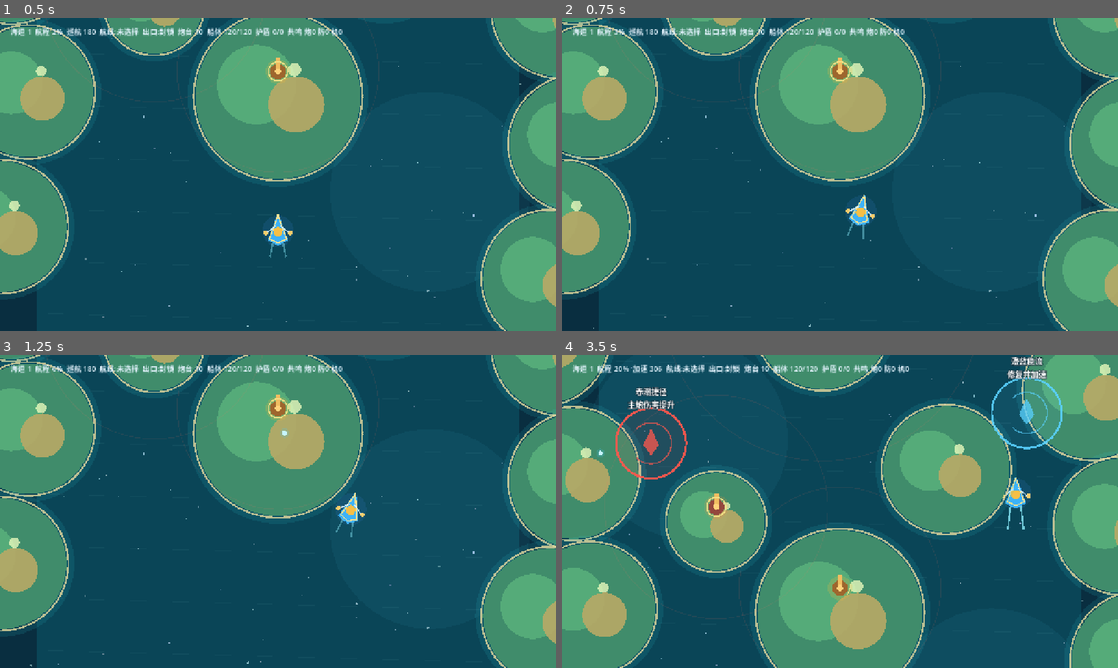
Above: before the commit, frames 1-4 (two rows, left to right).
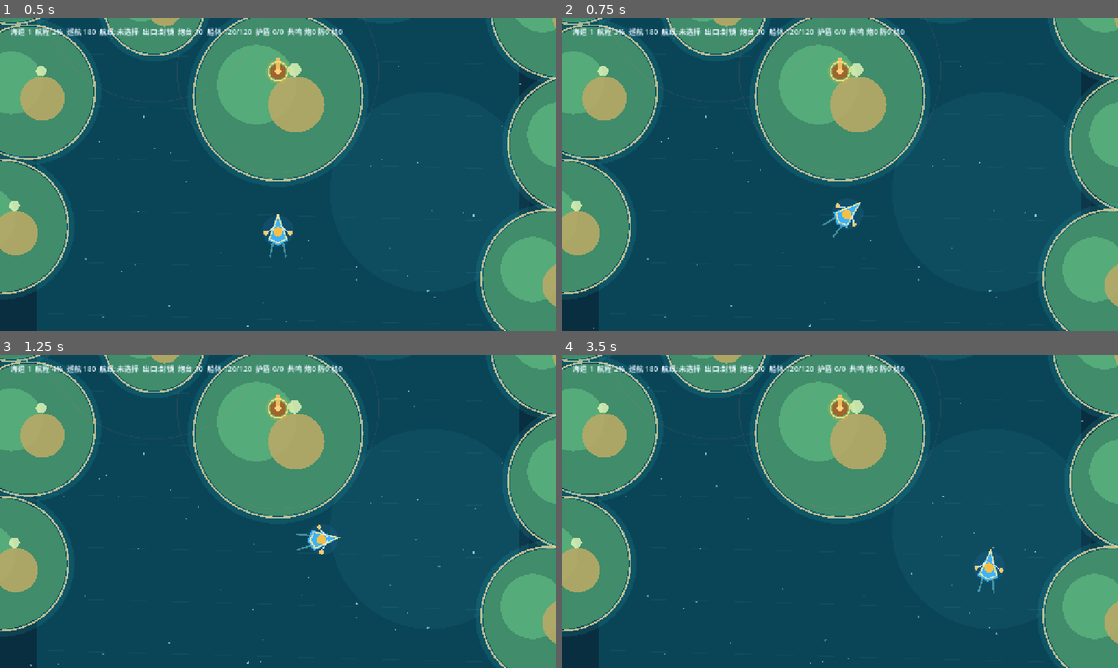
Above: after the commit, the same moments.

Repository: Xxxxs2/Genshin-td2
Game: Godot game, scene res://scenes/Main.tscn
Same seed, same stepped clock (60 frames per second), same inputs: the game is played once before the commit and once after it.
Inputs:
- Up to frame 1 (0.5 s): no input
- Up to frame 2 (0.75 s): tap Enter at 0.5 s; hold D (move_right) from 0.53 s (still down); hold Shift (boost, bound only after the commit) from 0.53 s (still down)
- Up to frame 3 (1.25 s): keep holding D (move_right); keep holding Shift (boost, bound only after the commit)
- Up to frame 4 (3.5 s): release D (move_right) at 1.28 s; release Shift (boost, bound only after the commit) at 1.28 s; hold S (move_down) 1.28-2.03 s; tap Shift (boost, bound only after the commit) at 1.35, 2.85 s; hold D (move_right) 2.03-2.78 s; hold Shift (boost, bound only after the commit) 2.03-2.78 s; hold W (move_up) from 2.78 s (still down)

Frame 1 is identical in both runs. In frame 2, 0.4% of the frame differs, in the area x 46-57%, y 56-71%; in frame 3, 0.6%; in frame 4, 59%, in the area x 0-100%, y 0-100%.

Commit message:
Steer auto sailing ship with WASD

Diff:
--- a/project.godot
+++ b/project.godot
@@ -47,3 +47,8 @@
 "events": [Object(InputEventKey,"resource_local_to_scene":false,"resource_name":"","device":-1,"window_id":0,"alt_press …(190 unchanged characters)…
 ]
 }
+boost={
+"deadzone": 0.5,
+"events": [Object(InputEventKey,"resource_local_to_scene":false,"resource_name":"","device":-1,"window_id":0,"alt_pressed":false,"shift_pressed":true,"ctrl_pressed":false,"meta_pressed":false,"pressed":false,"keycode":4194325,"physical_keycode":0,"key_label":0,"unicode":0,"location":0,"echo":false,"script":null)
+]
+}
--- a/scripts/Main.gd
+++ b/scripts/Main.gd
@@ -19,7 +19,7 @@
 	{"id": "range", "name": "星象透镜", "desc": "武器射程 +20%"},
 	{"id": "multishot", "name": "棱光侧舷", "desc": "投射物 +1"},
 	{"id": "pierce", "name": "彗星穿透", "desc": "穿透 +1"},
-	{"id": "speed", "name": "风帆机动", "desc": "横向机动 +15%"},
+	{"id": "speed", "name": "风帆机动", "desc": "航速与转向 +12%"},
 	{"id": "heal", "name": "潮汐护核", "desc": "回复 35，生命上限 +10"},
 	{"id": "shield", "name": "镜光屏障", "desc": "获得可再生护盾"},
 	{"id": "aura", "name": "回旋星刃", "desc": "船周围周期伤害"},
@@ -422,8 +422,8 @@
 			_show_notice("辉金秘航：投射物 +1，并补满护盾")
 		_:
 			player.heal(24.0)
-			player.speed *= 1.04
 			player.forward_speed *= 1.04
+			player.turn_speed *= 1.04
 			_show_notice("澄蓝稳流：修复 24 船体，本次远航机动 +4%")
 
 func _check_exit() -> void:
@@ -485,8 +485,8 @@
 		"pierce":
 			player.pierce = mini(player.pierce + 1, 4)
 		"speed":
-			player.speed *= 1.15
 			player.forward_speed *= 1.12
+			player.turn_speed *= 1.12
 		"heal":
 			player.max_health += 10.0
 			player.heal(35.0)
@@ -537,8 +537,8 @@
 			player.heal(45.0)
 			_show_notice("构筑共鸣：潮汐壁垒已激活，护盾与船体强化")
 		"机动":
-			player.speed *= 1.12
 			player.forward_speed *= 1.12
+			player.turn_speed *= 1.12
 			player.mine_damage = maxf(player.mine_damage, 36.0)
 			_show_notice("构筑共鸣：风帆雷迹已激活，提速并自动布雷")
 
@@ -560,8 +560,8 @@
 	upgrade_row.add_child(restart)
 
 func _reset_player_stats_and_restart() -> void:
-	player.speed = 240.0
 	player.forward_speed = 180.0
+	player.turn_speed = 3.8
 	player.max_health = 120.0
 	player.health = 120.0
 	player.weapon_damage = 18.0
--- a/scripts/PlayerShip.gd
+++ b/scripts/PlayerShip.gd
@@ -3,10 +3,10 @@
 
 signal died
 
-var speed := 240.0
 var forward_speed := 180.0
 var boost_multiplier := 1.7
 var forward_acceleration := 320.0
+var turn_speed := 3.8
 var navigation_bounds := Rect2(Vector2(50, 50), Vector2(1180, 3500))
 var movement_enabled := true
 var max_health := 120.0
@@ -36,23 +36,23 @@
 var _invulnerable_timer := 0.0
 var _shield_timer := 0.0
 var _current_forward_speed := 180.0
-var _steer_input := 0.0
+var _steering_direction := Vector2.UP
 var _is_boosting := false
 
 func _process(delta: float) -> void:
 	if movement_enabled:
-		_steer_input = Input.get_axis("move_left", "move_right")
-		_is_boosting = Input.is_action_pressed("move_up")
+		var direction_input := Input.get_vector("move_left", "move_right", "move_up", "move_down")
+		if direction_input.length_squared() > 0.01:
+			_steering_direction = direction_input.normalized()
+			var target_rotation := _steering_direction.angle() + PI * 0.5
+			rotation = lerp_angle(rotation, target_rotation, turn_speed * delta)
+		_is_boosting = Input.is_action_pressed("boost")
 		var target_forward_speed := forward_speed * (boost_multiplier if _is_boosting else 1.0)
 		_current_forward_speed = move_toward(_current_forward_speed, target_forward_speed, forward_acceleration * delta)
-		position.x += _steer_input * speed * delta
-		position.y -= _current_forward_speed * delta
+		position += forward_vector() * _current_forward_speed * delta
 		position.x = clamp(position.x, navigation_bounds.position.x, navigation_bounds.end.x)
 		position.y = clamp(position.y, navigation_bounds.position.y, navigation_bounds.end.y)
-		var target_rotation := _steer_input * 0.28
-		rotation = lerp_angle(rotation, target_rotation, 6.5 * delta)
 	else:
-		_steer_input = 0.0
 		_is_boosting = false
 	_fire_timer = maxf(0.0, _fire_timer - delta)
 	_side_fire_timer = maxf(0.0, _side_fire_timer - delta)
@@ -94,7 +94,7 @@
 
 func reset_navigation_state() -> void:
 	_current_forward_speed = forward_speed
-	_steer_input = 0.0
+	_steering_direction = Vector2.UP
 	_is_boosting = false
 	rotation = 0.0
 
--- a/tests/SmokeTest.gd
+++ b/tests/SmokeTest.gd
@@ -14,6 +14,18 @@
 	await process_frame
 	await process_frame
 
+	if not InputMap.has_action("boost"):
+		_fail("项目没有配置 Shift 加速动作")
+		return
+	var has_shift_binding := false
+	for event in InputMap.action_get_events("boost"):
+		if event is InputEventKey and event.keycode == KEY_SHIFT:
+			has_shift_binding = true
+			break
+	if not has_shift_binding:
+		_fail("加速动作没有绑定到 Shift 键")
+		return
+
 	main.player.set_process(false)
 	main.player.position = main.START_POSITION
 	main.player.reset_navigation_state()
@@ -26,14 +38,26 @@
 
 	main.player.position = main.START_POSITION
 	main.player.reset_navigation_state()
-	Input.action_press("move_up")
+	Input.action_press("boost")
 	var boost_start_y: float = main.player.position.y
 	main.player._process(0.25)
-	Input.action_release("move_up")
+	Input.action_release("boost")
 	var boost_distance: float = boost_start_y - main.player.position.y
 	main.player.set_process(true)
 	if boost_distance <= cruise_distance:
-		_fail("按住前进键后航船没有加速")
+		_fail("按住 Shift 后航船没有加速")
+		return
+
+	main.player.set_process(false)
+	main.player.position = main.START_POSITION
+	main.player.reset_navigation_state()
+	Input.action_press("move_right")
+	for i in range(8):
+		main.player._process(0.1)
+	Input.action_release("move_right")
+	main.player.set_process(true)
+	if main.player.position.x <= main.START_POSITION.x or absf(main.player.rotation) < 0.2:
+		_fail("方向输入没有改变航向并带动船体转弯")
 		return
 
 	var base_damage: float = main.player.weapon_damage
@@ -77,5 +101,5 @@
 		_fail("三选一界面出现后航船仍在移动")
 		return
 
-	print("Smoke test passed: cruise -> boost -> route reward -> elite unlock -> stopped upgrade choice")
+	print("Smoke test passed: cruise -> steering -> shift boost -> route reward -> elite unlock -> stopped upgrade choice")
 	quit(0)
Not shown, changed: README.md
Not shown, changed: docs/miliastra_blueprint.md
